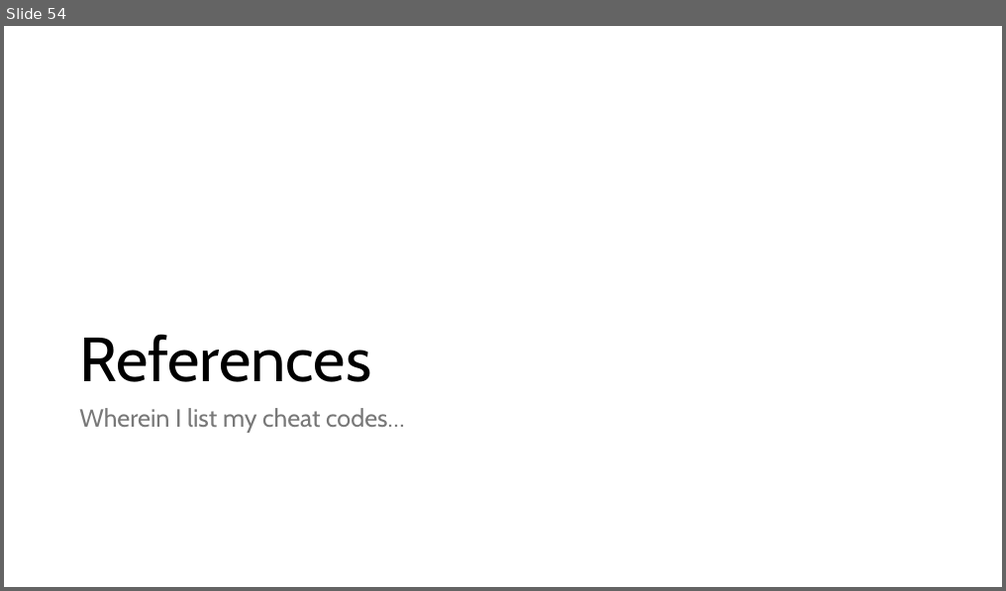
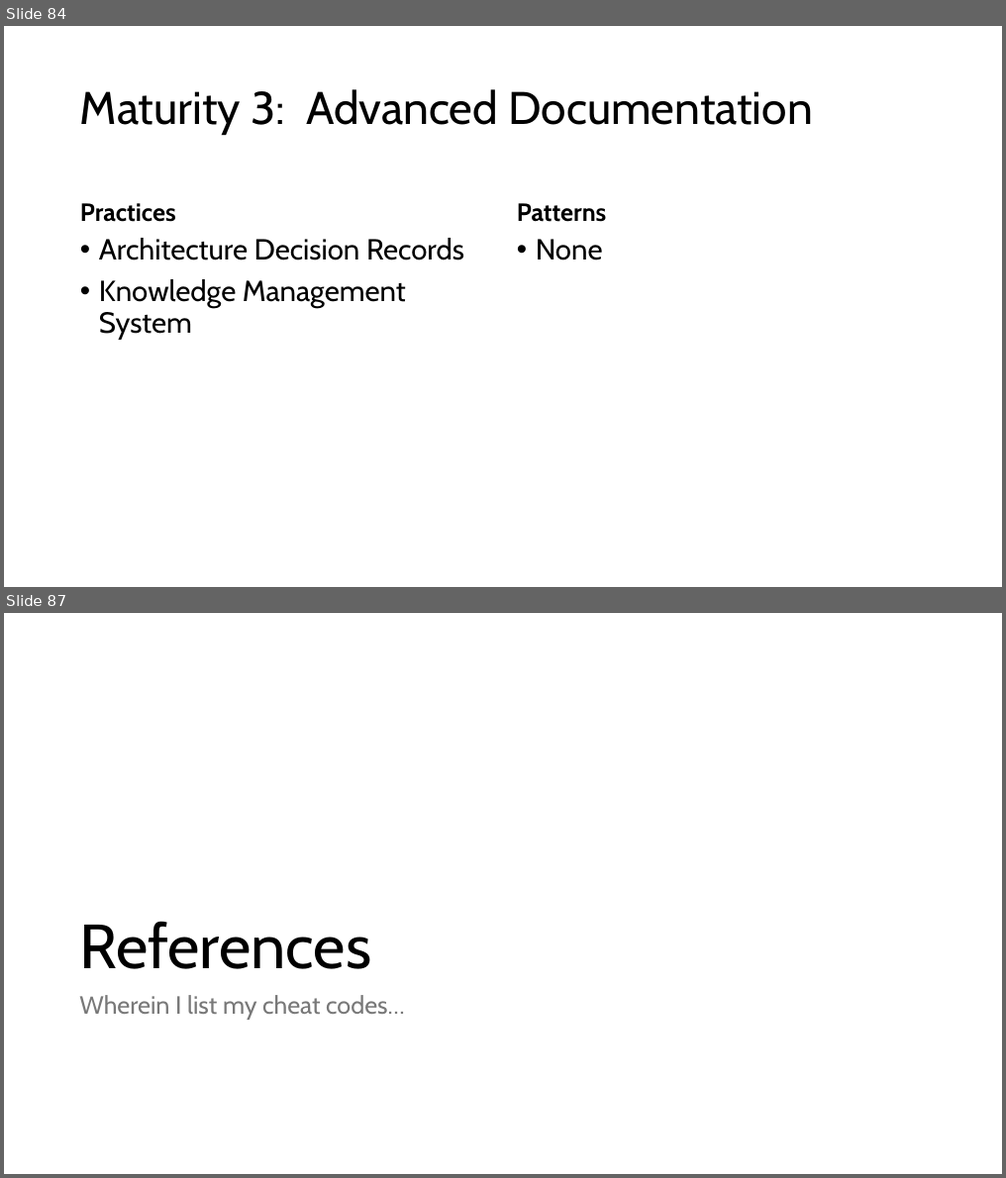
Before and after one commit to ericburcham/cloud-patterns-and-practices, a slide deck: Presentation.pptx. Shown one above the other, each under a label of ours: slide 54 before the commit, slides 84 and 87 after it; the slides between them are not shown. The pictures are 1006x591 and 1006x1178 pixels, drawn with LibreOffice and Linux fonts; fonts in the diff are those of the drawing. Boxes give left, top, right and bottom in pixels: in the first picture for what was removed or moved away, otherwise in the second. Text is boxed around its words. In the diff, an @@ line names an element or a change of style, - is before the commit and + after.

```diff
--- a/Presentation.pptx
+++ b/Presentation.pptx
@@ slide 84 added at (4, 26, 1002, 587), background #FFFFFF @@
@@ title added at (80, 89, 813, 135), 44 pt, text #000000 @@
+Maturity 3: Advanced Documentation
@@ text added at (80, 203, 176, 222), 24 pt, text #000000, bold @@
+Practices
@@ text added at (517, 203, 607, 222), 24 pt, text #000000, bold @@
+Patterns
@@ text added at (99, 238, 464, 340), 28 pt, text #000000 @@
+• Architecture Decision Records
+• Knowledge Management System
@@ text added at (536, 239, 603, 261), 28 pt, text #000000 @@
+• None
@@ what was slide 54 is now slide 87 @@
```
Also in this commit, not shown: 2 slides changed, 34 other slides added, 1 other file.
